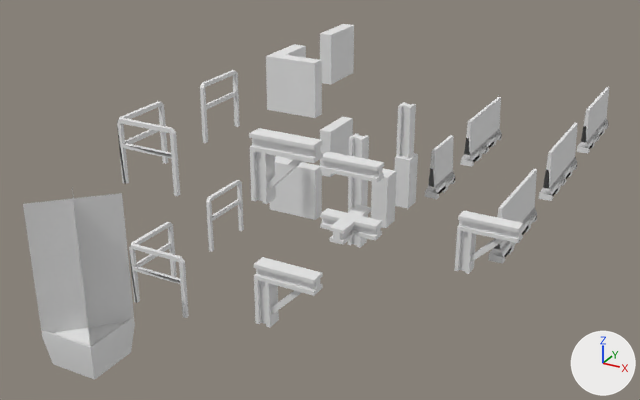
Two versions of the OBJ model src/main/resources/assets/hbm/models/blocks/girderbracket.obj, one commit apart.
Rendered twice from a 50 mm camera at (3.84, -12.66, 7.01) aimed at (-3.3, 0.33, 0.52). Every picture has the same lights, and +X, +Y and +Z are marked at lower right. Where no turn or scale is listed for an object, it has been applied to the vertices.
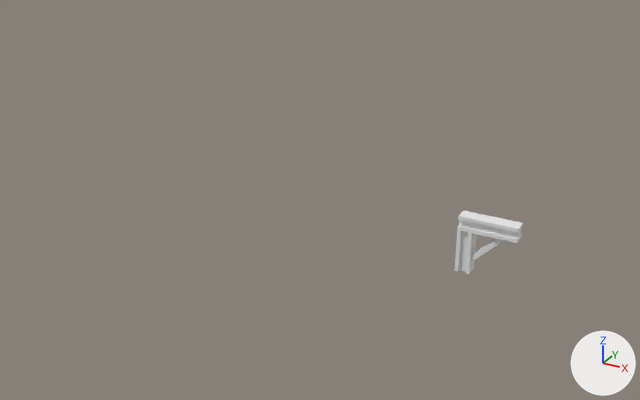
What differs and where, as boxes [x1, y1, x2, y2] in the pictures (640 x 400 px):
'Plant.001', deleted
    before: [23, 189, 134, 346]
'Pot.001', deleted
    before: [41, 317, 135, 380]
'ConcreteWallCorner.002', deleted
    before: [266, 44, 322, 118]
'BeamTri.002', deleted
    before: [249, 128, 323, 204]
'BeamTri.001', deleted
    before: [254, 257, 323, 328]
'ConcreteWallCorner.001', deleted
    before: [269, 156, 322, 220]
'RailingCorner.002', deleted
    before: [117, 101, 180, 196]
'RailingCorner.001', deleted
    before: [129, 222, 189, 318]
'ConcreteWall.002', deleted
    before: [320, 24, 354, 85]
'BeamRoof.002', deleted
    before: [320, 152, 384, 182]
'RoadBarrier.001', deleted
    before: [425, 135, 455, 199]
'ConcreteColumn.001', deleted
    before: [371, 168, 396, 228]
'ConcreteColumn.002', deleted
    before: [394, 153, 418, 209]
'ConcreteWall.001', deleted
    before: [320, 117, 353, 177]
'BeamRoof.001', deleted
    before: [320, 208, 382, 240]
'RoadBarrier.006', deleted
    before: [539, 137, 565, 201]
'RoadBarrier.004', deleted
    before: [461, 109, 487, 167]
'BeamWall.003', deleted
    before: [396, 102, 416, 158]
'Railing.002', deleted
    before: [200, 70, 240, 143]
'RoadBarrier.005', deleted
    before: [489, 187, 521, 264]
'RoadBarrier.003', deleted
    before: [518, 169, 537, 239]
'Railing.001', deleted
    before: [206, 180, 244, 252]
'BeamWall.002', deleted
    before: [348, 133, 369, 195]
'RoadBarrier.008', deleted
    before: [577, 98, 600, 154]
'BeamRoofCross.001', deleted
    before: [329, 205, 371, 245]
'RoadBarrier.002', deleted
    before: [484, 97, 502, 152]
'RoadBarrier.007', deleted
    before: [562, 123, 578, 183]
'BeamWall.001', deleted
    before: [347, 190, 368, 248]
'RoadBarrier.009', deleted
    before: [597, 87, 609, 140]

What the commit changed:
Object 'BeamRoof.001' (ob_beamroof_001) is deleted.
Object 'BeamRoof.002' (ob_beamroof_002) is deleted.
Object 'BeamRoofCross.001' (ob_beamroofcross_001) is deleted.
Object 'BeamTri.001' (ob_beamtri_001) is deleted.
Object 'BeamTri.002' (ob_beamtri_002) is deleted.
Object 'BeamWall.001' (ob_beamwall_001) is deleted.
Object 'BeamWall.002' (ob_beamwall_002) is deleted.
Object 'BeamWall.003' (ob_beamwall_003) is deleted.
Object 'ConcreteColumn.001' (ob_concretecolumn_001) is deleted.
Object 'ConcreteColumn.002' (ob_concretecolumn_002) is deleted.
Object 'ConcreteWall.001' (ob_concretewall_001) is deleted.
Object 'ConcreteWall.002' (ob_concretewall_002) is deleted.
Object 'ConcreteWallCorner.001' (ob_concretewallcorner_001) is deleted.
Object 'ConcreteWallCorner.002' (ob_concretewallcorner_002) is deleted.
Object 'Plant.001' (ob_plant_001) is deleted.
Object 'Pot.001' (ob_pot_001) is deleted.
Object 'Railing.001' (ob_railing_001) is deleted.
Object 'Railing.002' (ob_railing_002) is deleted.
Object 'RailingCorner.001' (ob_railingcorner_001) is deleted.
Object 'RailingCorner.002' (ob_railingcorner_002) is deleted.
Object 'RoadBarrier.001' (ob_roadbarrier_001) is deleted.
Object 'RoadBarrier.002' (ob_roadbarrier_002) is deleted.
Object 'RoadBarrier.003' (ob_roadbarrier_003) is deleted.
Object 'RoadBarrier.004' (ob_roadbarrier_004) is deleted.
Object 'RoadBarrier.005' (ob_roadbarrier_005) is deleted.
Object 'RoadBarrier.006' (ob_roadbarrier_006) is deleted.
Object 'RoadBarrier.007' (ob_roadbarrier_007) is deleted.
Object 'RoadBarrier.008' (ob_roadbarrier_008) is deleted.
Object 'RoadBarrier.009' (ob_roadbarrier_009) is deleted.
